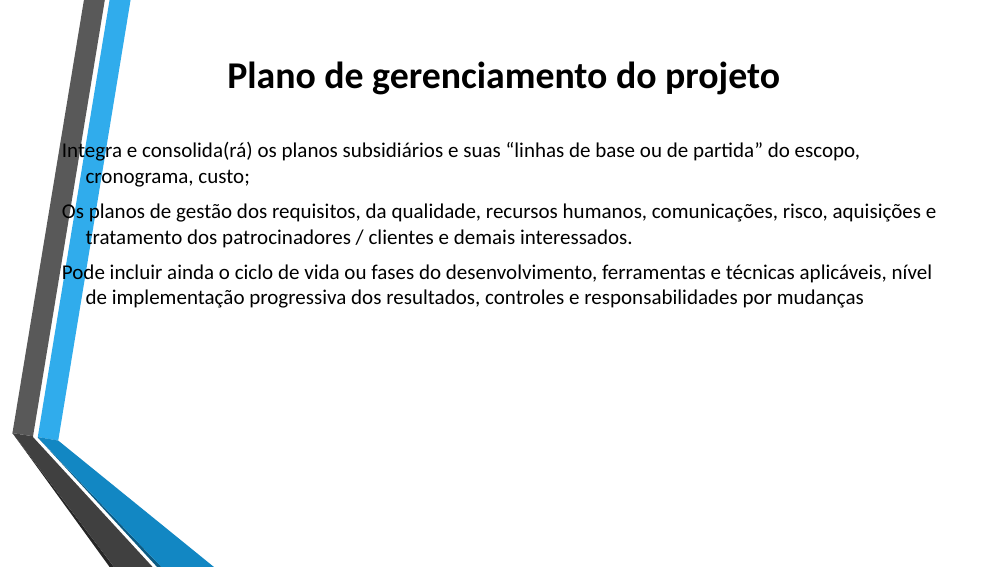
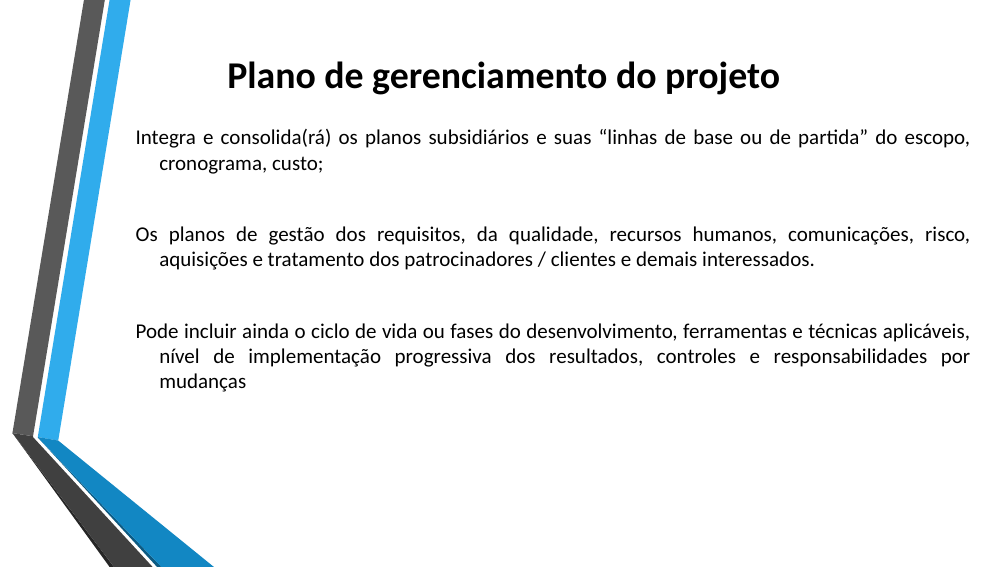
Before and after one commit to jharbes/ADMINISTRACAO-DE-REDES, a slide deck: slide 25 of RELATORIO PROVA P2/relatorio-pmbok-capitulo4-jharbes.pptx. Drawn at 1008x567 pixels with LibreOffice and Linux fonts; fonts in the diff are those of the drawing. Boxes give left, top, right and bottom in pixels: in the first picture for what was removed or moved away, otherwise in the second. Text is boxed around its words. In the diff, an @@ line names an element or a change of style, - is before the commit and + after.

```diff
--- a/RELATORIO PROVA P2/relatorio-pmbok-capitulo4-jharbes.pptx
+++ b/RELATORIO PROVA P2/relatorio-pmbok-capitulo4-jharbes.pptx
@@ text "Integra e consolida(rá) os planos ...": place and size @@
-text "Integra e consolida(rá) os planos ..." at (62,140,936,308)
+text "Integra e consolida(rá) os planos ..." at (136,129,970,392)
@@ text "Integra e consolida(rá) os planos ..." at (136,129,970,392): alignment left to justified @@
```
Also in this commit, not shown: 8 other slides changed.
